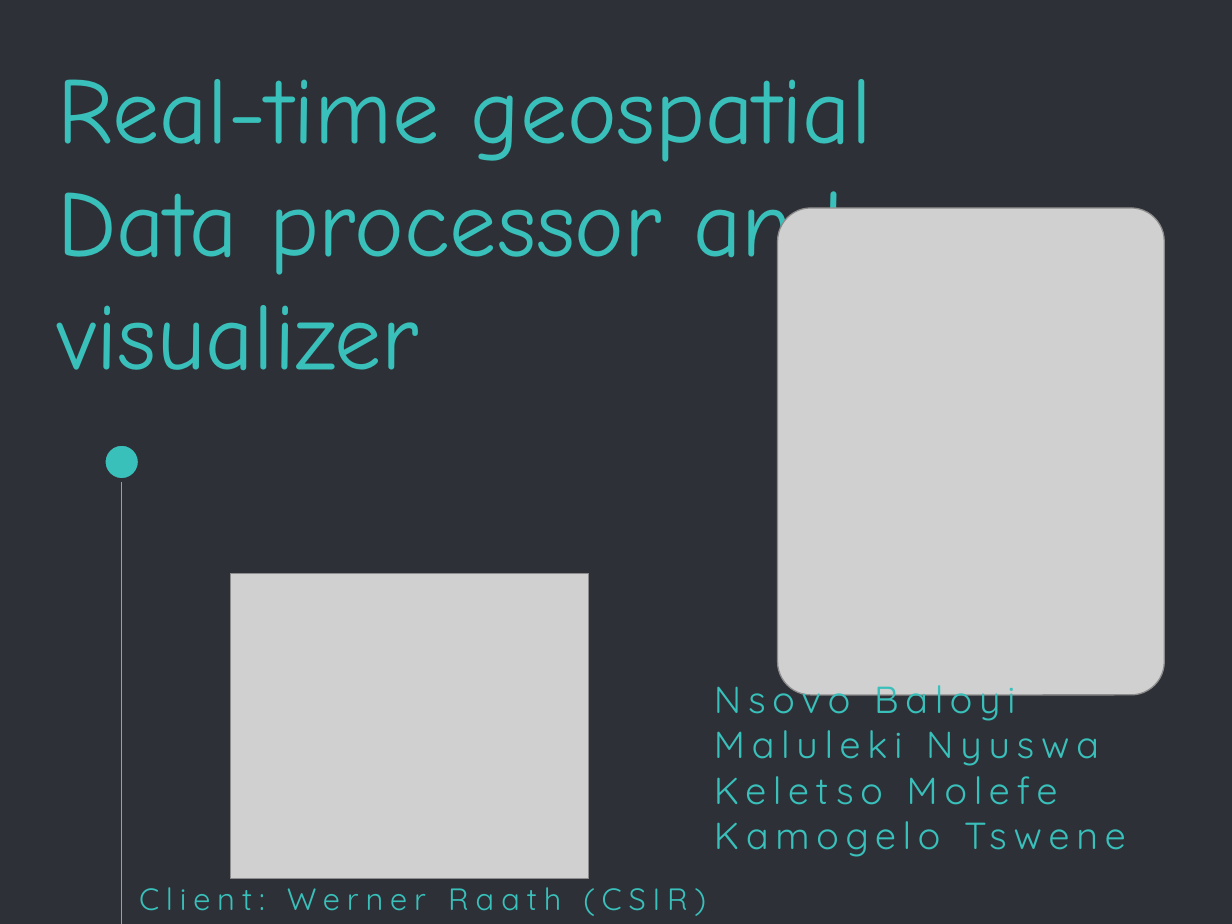
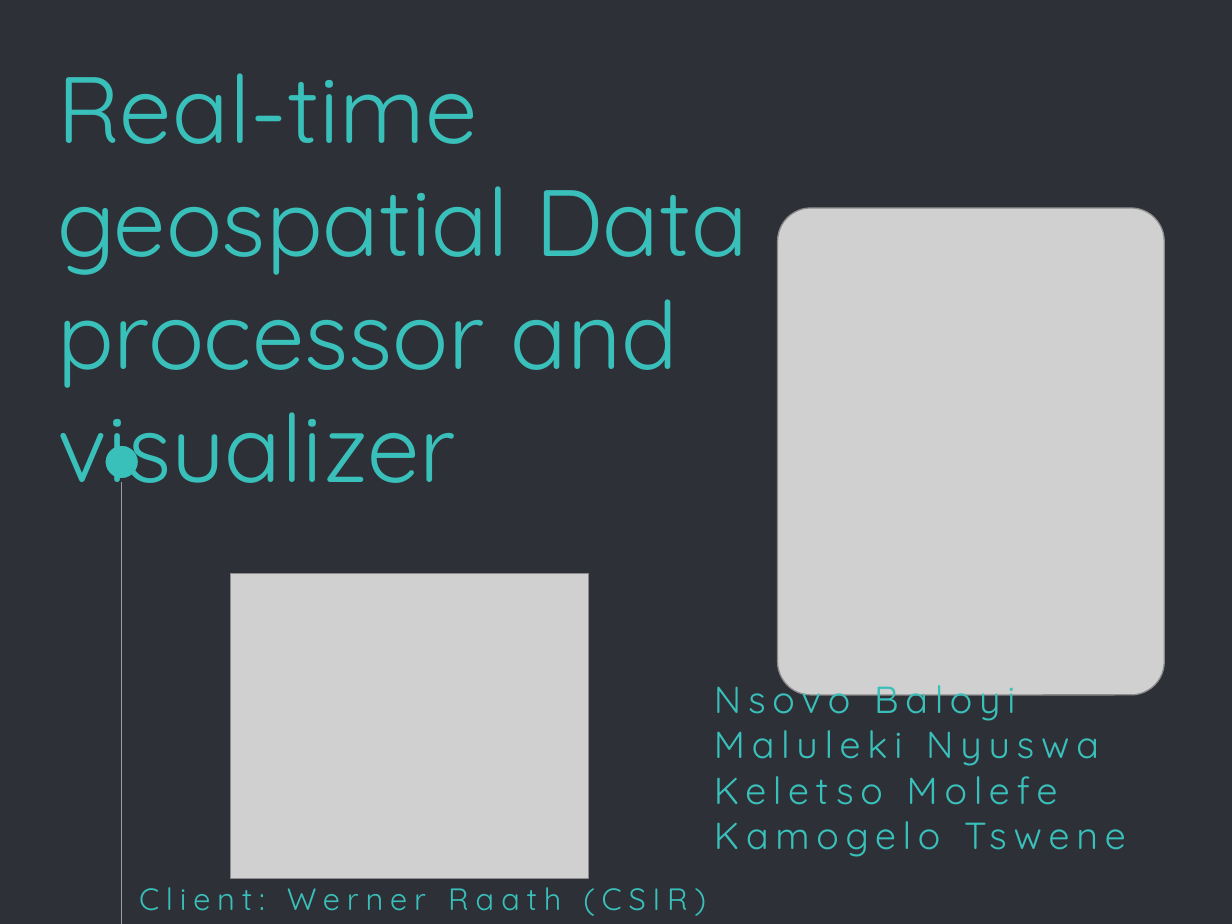
Before and after one commit to Coeus2016/GeospatialDataProcessorVisualiser_documentation, a slide deck: slide 1 of demos/LabOpeningDemo.pptx. Drawn at 1232x924 pixels with LibreOffice and Linux fonts; fonts in the diff are those of the drawing; grey boxes stand for pictures. Boxes give left, top, right and bottom in pixels: in the first picture for what was removed or moved away, otherwise in the second. Text is boxed around its words. In the diff, an @@ line names an element or a change of style, - is before the commit and + after.

```diff
--- a/demos/LabOpeningDemo.pptx
+++ b/demos/LabOpeningDemo.pptx
@@ title "Real-time geospatial Data processor and ..." at (57,73,748,507): font Comic Neue to Quicksand @@
```
Also in this commit, not shown: 1 other slide changed, 3 slides added, 5 slides removed.
